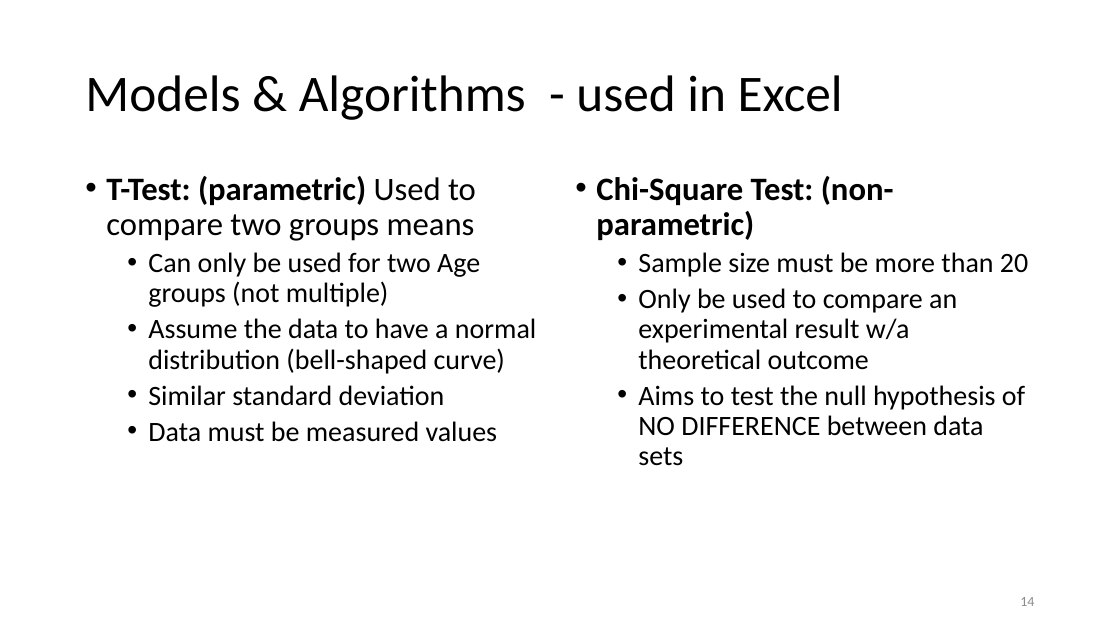
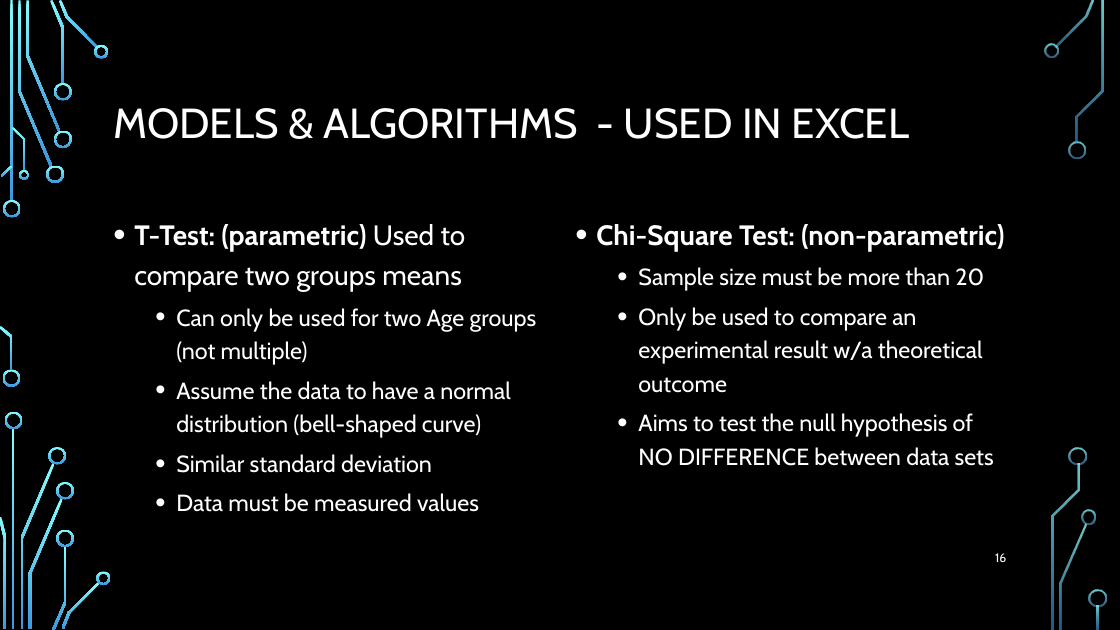
Before and after one commit to elkinst65/QTW_08, a slide deck: slide 16 of infographic.pptx (slide 14 before the commit). Drawn at 1120x630 pixels with LibreOffice and Linux fonts; fonts in the diff are those of the drawing; background and template pictures are left out. Boxes give left, top, right and bottom in pixels: in the first picture for what was removed or moved away, otherwise in the second. Text is boxed around its words. In the diff, an @@ line names an element or a change of style, - is before the commit and + after.

Commit message:
Added background. Will need to organize

```diff
--- a/infographic.pptx
+++ b/infographic.pptx
@@ background #FFFFFF to picture (left out) @@
@@ title at [113,108,909,139]: text changed; size 44 to 36 pt; font Calibri to Cabin; text colour #000000 to #FFFFFF @@
-Models & Algorithms - used in Excel
+MODELS & ALGORITHMS - USED IN EXCEL
@@ text "T-Test: (parametric) Used to compare ...": place and size @@
-text "T-Test: (parametric) Used to compare ..." at [106,176,536,442]
+text "T-Test: (parametric) Used to compare ..." at [134,224,537,512]
@@ text "T-Test: (parametric) Used to compare ..." at [134,224,537,512]: size 28 to 24 pt in "T-Test: (parametric) Used to compare two groups ..."; font Calibri to Cabin, text colour #000000 to #FFFFFF; size 24 to 20 pt in "Can only be used for two Age ...", "Assume the data to have a normal ...", "Similar standard deviation", "Data must be measured values"; line spacing 0.9 to 1.2 @@
@@ text "Chi-Square Test: (non-parametric)": place and size @@
-text "Chi-Square Test: (non-parametric)" at [596,176,1028,466]
+text "Chi-Square Test: (non-parametric)" at [596,224,1004,466]
@@ text "Chi-Square Test: (non-parametric)" at [596,224,1004,466]: size 28 to 24 pt in "Chi-Square Test: (non-parametric)"; font Calibri to Cabin, text colour #000000 to #FFFFFF; size 24 to 20 pt in "Sample size must be more than 20", "Only be used to compare an experimental ...", "Aims to test the null hypothesis of ..."; line spacing 0.9 to 1.2 @@
@@ page number added at [995,553,1006,562], 10.5 pt, text #FFFFFF @@
+16
@@ page number removed at [1020,597,1034,606] @@
-14
@@ group added at [0,0,1107,630]: 33 freeform shapes, 3 rectangles @@
```
Also in this commit, not shown: 16 other slides changed, 2 slides added.
